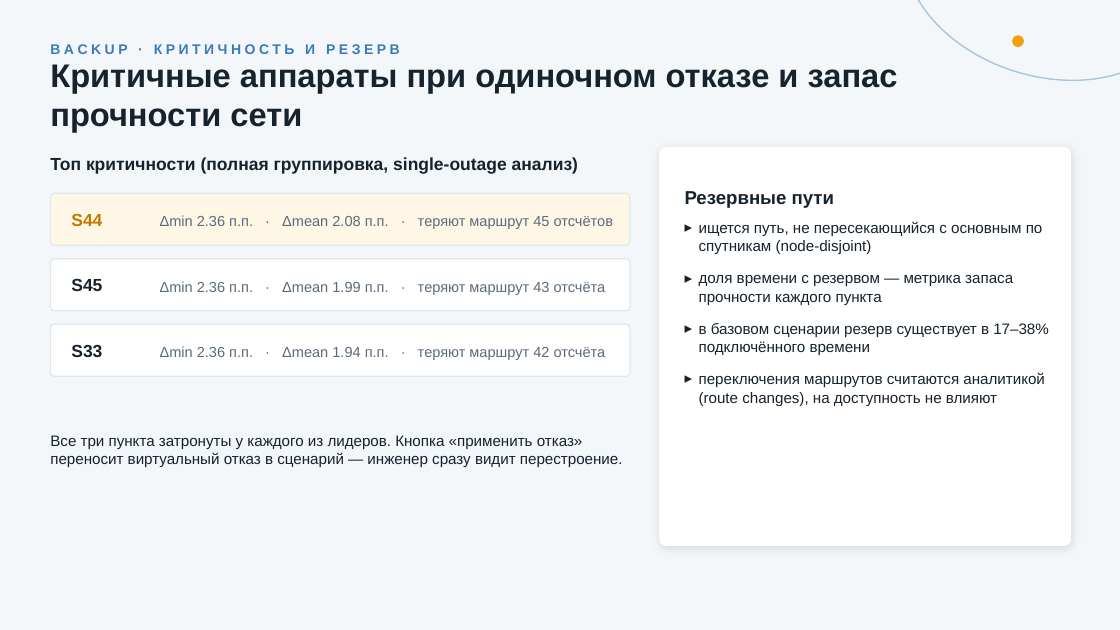
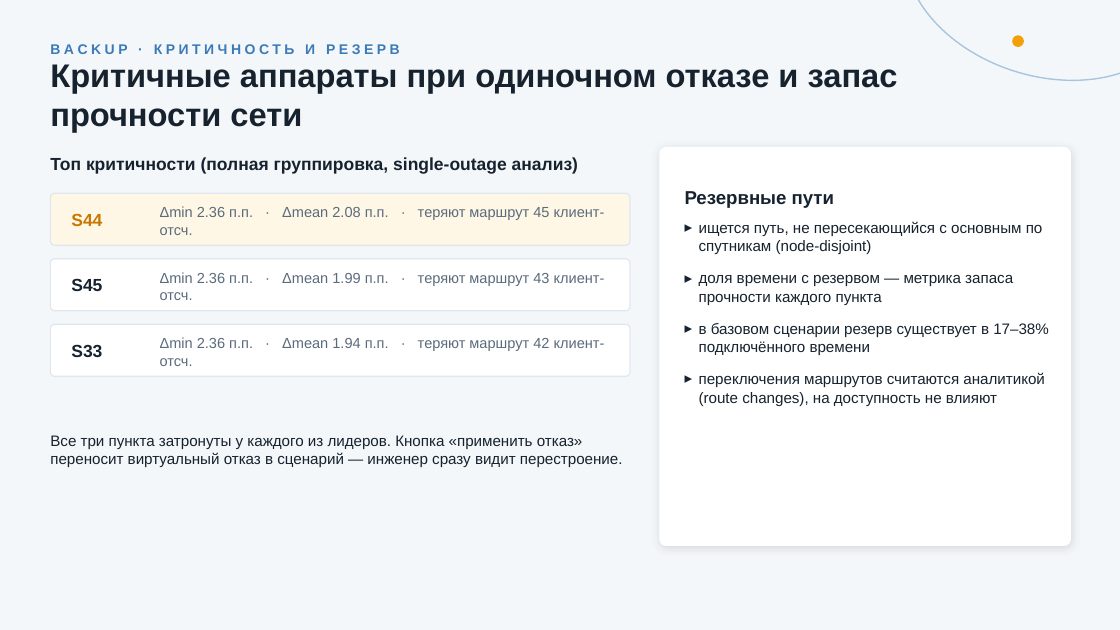
Before and after one commit to ivergit88/cosmohak, a slide deck: slide 10 of presentation/kosmo-nizni_klodiki_148.pptx. Drawn at 1120x630 pixels with LibreOffice and Linux fonts; fonts in the diff are those of the drawing. Boxes give left, top, right and bottom in pixels: in the first picture for what was removed or moved away, otherwise in the second. Text is boxed around its words. In the diff, an @@ line names an element or a change of style, - is before the commit and + after.

Commit message:
Презентация: формулировки по ревью (проектные параметры vs сценарии отказа, сводка сценариев, клиент-отсчеты, один репозиторий на финале)

```diff
--- a/presentation/kosmo-nizni_klodiki_148.pptx
+++ b/presentation/kosmo-nizni_klodiki_148.pptx
@@ text at box(160, 206, 605, 235): text changed @@
-Δmin 2.36 п.п. · Δmean 2.08 п.п. · теряют маршрут 45 отсчётов
+Δmin 2.36 п.п. · Δmean 2.08 п.п. · теряют маршрут 45 клиент-отсч.
@@ text at box(160, 272, 605, 300): text changed @@
-Δmin 2.36 п.п. · Δmean 1.99 п.п. · теряют маршрут 43 отсчёта
+Δmin 2.36 п.п. · Δmean 1.99 п.п. · теряют маршрут 43 клиент-отсч.
@@ text at box(160, 337, 605, 366): text changed @@
-Δmin 2.36 п.п. · Δmean 1.94 п.п. · теряют маршрут 42 отсчёта
+Δmin 2.36 п.п. · Δmean 1.94 п.п. · теряют маршрут 42 клиент-отсч.
```
Also in this commit, not shown: 6 other slides changed, 1 other file.
